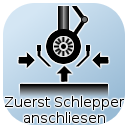
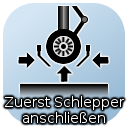
Layers edited between the first and the second 128×128 image:
painted on "Zuerst Schlepper ..." over left=5, top=96, right=124, bottom=123
painted on "Drop Shadow" over left=2, top=93, right=127, bottom=126
